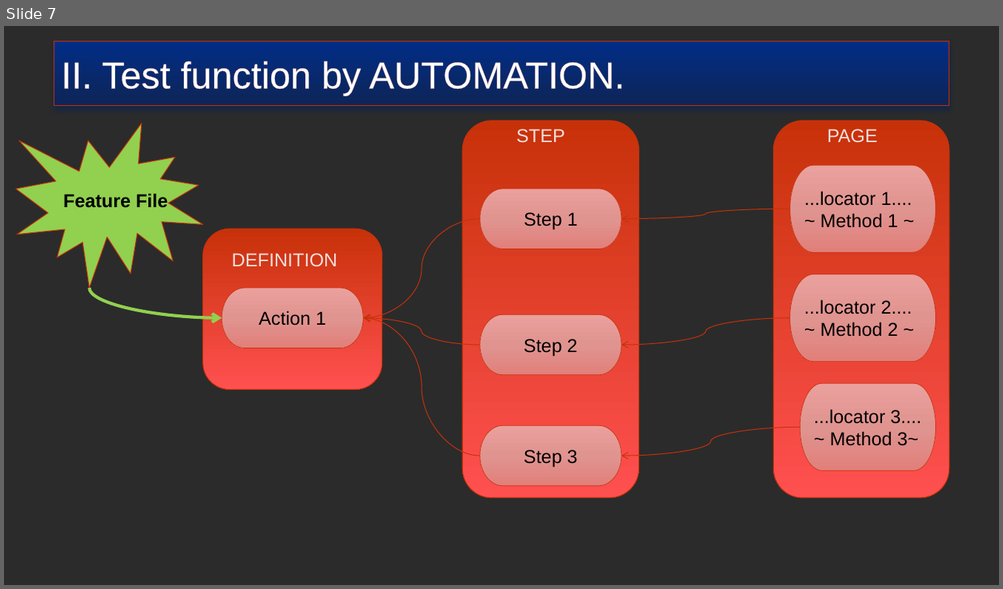
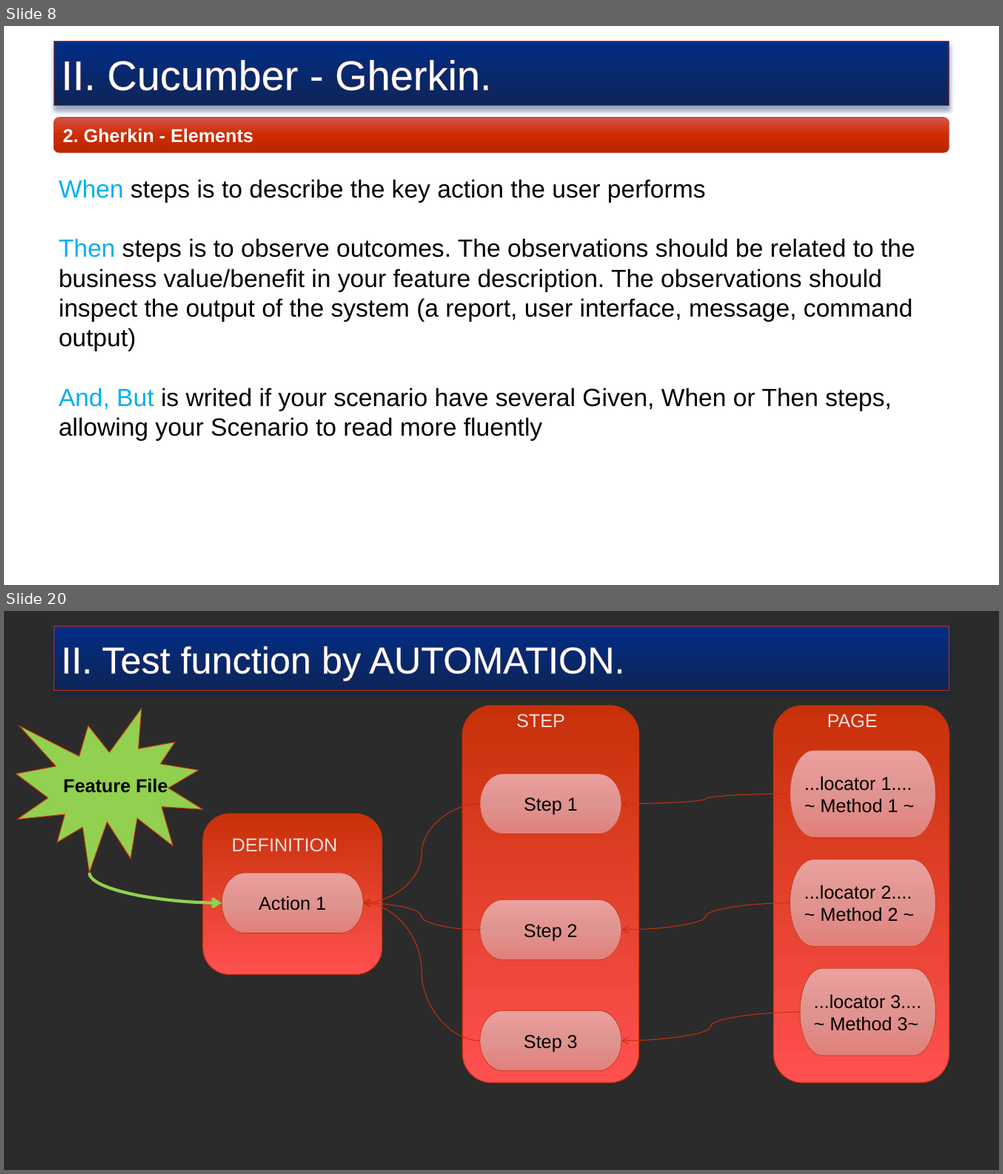
Before and after one commit to truyenkv/sharing, a slide deck: Sharing.pptx. Shown one above the other, each under a label of ours: slide 7 before the commit, slides 8 and 20 after it; the slides between them are not shown. The pictures are 1003x589 and 1003x1174 pixels, drawn with LibreOffice and Linux fonts; fonts in the diff are those of the drawing; background and template pictures are left out; a plain dark background stands for a picture behind light text. Boxes give left, top, right and bottom in pixels: in the first picture for what was removed or moved away, otherwise in the second. Text is boxed around its words. In the diff, an @@ line names an element or a change of style, - is before the commit and + after.

```diff
--- a/Sharing.pptx
+++ b/Sharing.pptx
@@ slide 8 added at (x1=4, y1=26, x2=999, y2=585), background picture (left out) @@
@@ rectangle added at (x1=54, y1=42, x2=949, y2=106), fill gradient #012D86 to #0E2557, outline #C73109 0.75 pt, 40 pt, text #FFFFFF @@
+II. Cucumber - Gherkin.
@@ rounded rectangle added at (x1=54, y1=118, x2=949, y2=153), fill gradient #D1554B to #D02C00 to #B92700, outline #C73109 0.5 pt, 18 pt, text #FFFFFF, bold @@
+2. Gherkin - Elements
@@ text added at (x1=59, y1=179, x2=915, y2=441), 24 pt, text #000000 @@
+When steps is to describe the key action the user performs
+Then steps is to observe outcomes. The observations should be related to the business value/benefit in your feature description. The observations should inspect the output of the system (a report, user interface, message, command output)
+And, But is writed if your scenario have several Given, When or Then steps, allowing your Scenario to read more fluently
@@ what was slide 7 is now slide 20 @@
```
Also in this commit, not shown: 5 slides changed, 14 other slides added, 1 slide removed.
